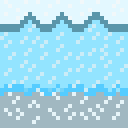
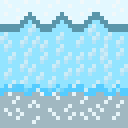
Revision of a layered 128×128 image; what changed, layer by layer:
painted on "Layer 2" over box(0, 28, 128, 92)
